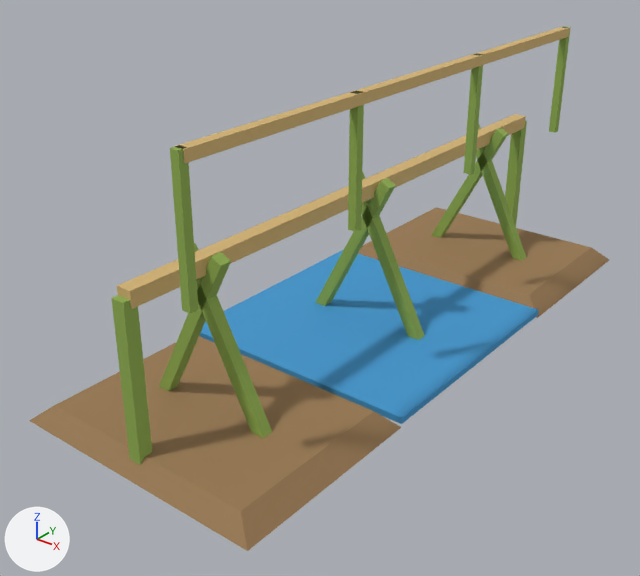
The glTF model apps/web/src/assets/models/viet/viet_monkey_bridge.glb: old version first, new version second.
Camera for both pictures: a 50 mm lens placed at (0.729, -1.035, 0.686), pointed at (-0.026, -0.091, 0.1). Lighting does not change. The marker at lower left points along +X, +Y and +Z. The first picture is the older version. Vertices at exactly the same position are counted once.

The first picture shows 'viet_monkey_bridge'.
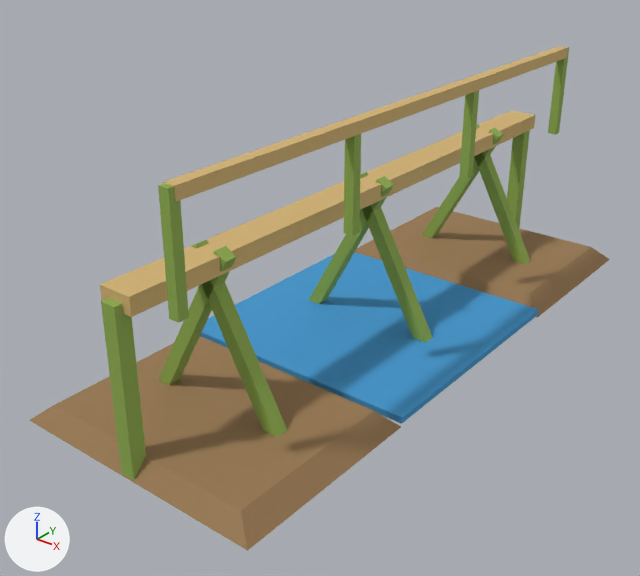
Boxes (x1, y1, x2, y2) around the edits, measured in the pictures (640 x 576 px; the box of a moved part takes in the faces that stretch with it):
'viet_monkey_bridge', reshaped: before (29, 26, 609, 551); after (29, 46, 610, 551)
part 1 of me_viet_monkey_bridge, moved or reshaped: before (199, 250, 539, 424); after (200, 252, 539, 424)
part 2 of me_viet_monkey_bridge, moved or reshaped: before (358, 207, 609, 318); after (355, 207, 610, 317)
part 3 of me_viet_monkey_bridge, moved or reshaped: (29, 336, 401, 551) in both
part 4 of me_viet_monkey_bridge, added: after (163, 46, 568, 202)
part 5 of me_viet_monkey_bridge, moved or reshaped: before (431, 128, 508, 237); after (422, 128, 503, 238)
part 6 of me_viet_monkey_bridge, moved or reshaped: before (466, 124, 527, 260); after (476, 125, 530, 265)
part 7 of me_viet_monkey_bridge, moved or reshaped: before (315, 178, 396, 306); after (309, 176, 394, 304)
part 8 of me_viet_monkey_bridge, moved or reshaped: before (348, 172, 425, 340); after (360, 172, 433, 343)
part 9 of me_viet_monkey_bridge, moved or reshaped: before (159, 252, 231, 391); after (158, 246, 236, 385)
part 10 of me_viet_monkey_bridge, moved or reshaped: before (177, 243, 272, 438); after (189, 240, 287, 437)
part 11 of me_viet_monkey_bridge, added (green): after (548, 47, 569, 135)
part 12 of me_viet_monkey_bridge, added (green): after (459, 90, 479, 178)
part 13 of me_viet_monkey_bridge, added (green): after (344, 134, 361, 236)
part 14 of me_viet_monkey_bridge, added (green): after (158, 183, 189, 323)
part 15 of me_viet_monkey_bridge, added (green): after (507, 130, 530, 228)
part 16 of me_viet_monkey_bridge, added (green): after (101, 298, 146, 481)
part 17 of me_viet_monkey_bridge, rebuilt (7% wider): before (117, 114, 526, 309); after (100, 111, 536, 317)
part 18 of me_viet_monkey_bridge, deleted: before (111, 26, 571, 465)

Diff of the bpy script that builds the scene:
```diff
--- a/apps/web/src/assets/models/viet/viet_monkey_bridge.glb.py
+++ b/apps/web/src/assets/models/viet/viet_monkey_bridge.glb.py
@@ me_viet_monkey_bridge @@
-me_viet_monkey_bridge.from_pydata(...)  # 136 vertices, 204 faces; spans x -0.2..0.2, y -0.5..0.5, z 0.0..0.424
+me_viet_monkey_bridge.from_pydata(...)  # 140 vertices, 216 faces; spans x -0.2..0.2, y -0.5..0.5, z 0.0..0.389
+# me_viet_monkey_bridge part 1: the loose piece of 8 vertices spanning x -0.2..0.2, y -0.2..0.2, z 0.009..0.019 is moved by (0.0, 0.0, 0.001)
+# me_viet_monkey_bridge part 2: the loose piece of 8 vertices spanning x -0.2..0.2, y 0.2..0.5, z 0.004..0.029 is moved by (0.0, 0.0, 0.001)
+# me_viet_monkey_bridge part 3: the loose piece of 8 vertices spanning x -0.2..0.2, y -0.5..-0.2, z 0.004..0.029 is moved by (0.0, 0.0, 0.001)
+# me_viet_monkey_bridge part 4: a new loose piece, a box spanning x 0.066..0.084, y -0.463..0.463, z 0.371..0.389, in mat_viet_monkey_bridge_viet_bamboo (beige #d4b474)
+# me_viet_monkey_bridge part 5: the loose piece of 8 vertices spanning x -0.108..0.038, y 0.341..0.359, z 0.0..0.258 is scaled about its middle by (1.06, 1.14, 1), then moved by (-0.009, -0.013, 0.001)
+# me_viet_monkey_bridge part 6: the loose piece of 8 vertices spanning x -0.038..0.108, y 0.341..0.359, z 0.0..0.258 is scaled about its middle by (1.06, 1.14, 1), then moved by (0.009, -0.013, 0.001)
+# me_viet_monkey_bridge part 7: the loose piece of 8 vertices spanning x -0.108..0.038, y -0.009..0.009, z 0.0..0.258 is scaled about its middle by (1.06, 1.14, 1), then moved by (-0.009, 0.0, 0.001)
+# me_viet_monkey_bridge part 8: the loose piece of 8 vertices spanning x -0.038..0.108, y -0.009..0.009, z 0.0..0.258 is scaled about its middle by (1.06, 1.14, 1), then moved by (0.009, 0.0, 0.001)
+# me_viet_monkey_bridge part 9: the loose piece of 8 vertices spanning x -0.108..0.038, y -0.359..-0.341, z 0.0..0.258 is scaled about its middle by (1.06, 1.14, 1), then moved by (-0.009, 0.013, 0.001)
+# me_viet_monkey_bridge part 10: the loose piece of 8 vertices spanning x -0.038..0.108, y -0.359..-0.341, z 0.0..0.258 is scaled about its middle by (1.06, 1.14, 1), then moved by (0.009, 0.013, 0.001)
+# me_viet_monkey_bridge part 11: a new loose piece, a box spanning x 0.068..0.083, y 0.455..0.47, z 0.235..0.387, in mat_viet_monkey_bridge_viet_bamboo_green (green #8fae4f)
+# me_viet_monkey_bridge part 12: a new loose piece, a box spanning x 0.068..0.083, y 0.142..0.157, z 0.235..0.387, in mat_viet_monkey_bridge_viet_bamboo_green (green #8fae4f)
+# me_viet_monkey_bridge part 13: a new loose piece, a box spanning x 0.068..0.083, y -0.157..-0.142, z 0.235..0.387, in mat_viet_monkey_bridge_viet_bamboo_green (green #8fae4f)
+# me_viet_monkey_bridge part 14: a new loose piece, a box spanning x 0.068..0.083, y -0.47..-0.455, z 0.235..0.387, in mat_viet_monkey_bridge_viet_bamboo_green (green #8fae4f)
+# me_viet_monkey_bridge part 15: a new loose piece, a box spanning x -0.011..0.011, y 0.476..0.499, z 0.005..0.242, in mat_viet_monkey_bridge_viet_bamboo_green (green #8fae4f)
+# me_viet_monkey_bridge part 16: a new loose piece, a box spanning x -0.011..0.011, y -0.499..-0.476, z 0.005..0.242, in mat_viet_monkey_bridge_viet_bamboo_green (green #8fae4f)
+# me_viet_monkey_bridge part 17: the loose piece of 8 vertices spanning x -0.011..0.011, y -0.475..0.475, z 0.23..0.253 is rebuilt with 12 vertices and now spans x -0.025..0.025, y -0.488..0.488, z 0.23..0.255
+# me_viet_monkey_bridge part 18: 7 loose pieces with 56 vertices, spanning x -0.01..0.087, y -0.485..0.485, z 0.004..0.424, are deleted
 me_viet_monkey_bridge.materials.append(mat_viet_monkey_bridge_viet_water)
```
